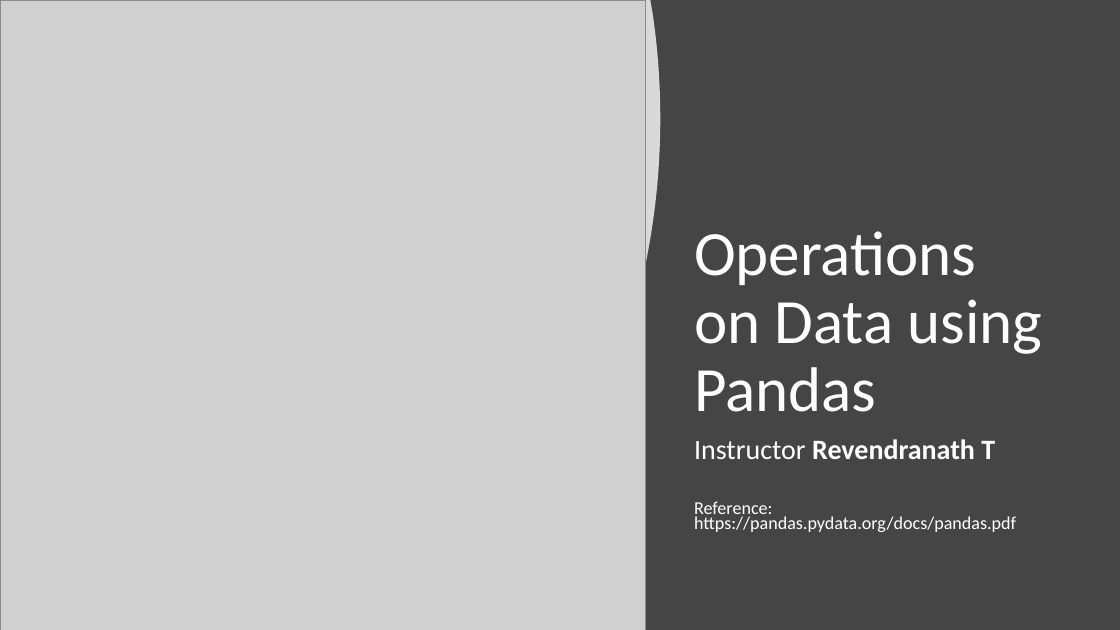
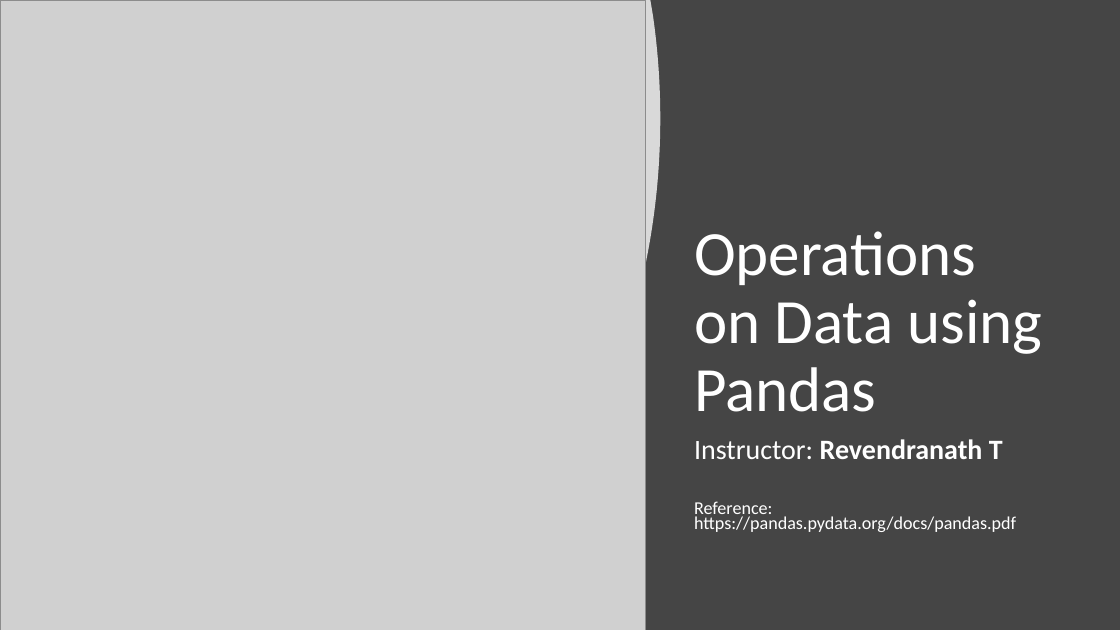
Before and after one commit to revendrat/Programming-for-Analytics--MPBA-G507, a slide deck: slide 1 of Python/Operations on Data/02 Pandas/Data Operations using Pandas.pptx. Drawn at 1120x630 pixels with LibreOffice and Linux fonts; fonts in the diff are those of the drawing; grey boxes stand for pictures. Boxes give left, top, right and bottom in pixels: in the first picture for what was removed or moved away, otherwise in the second. Text is boxed around its words. In the diff, an @@ line names an element or a change of style, - is before the commit and + after.

Commit message:
update Pandas

```diff
--- a/Python/Operations on Data/02 Pandas/Data Operations using Pandas.pptx
+++ b/Python/Operations on Data/02 Pandas/Data Operations using Pandas.pptx
@@ subtitle at bbox=[694, 439, 1003, 459]: text changed @@
-Instructor Revendranath T
+Instructor: Revendranath T
```
Also in this commit, not shown: 3 other files.
